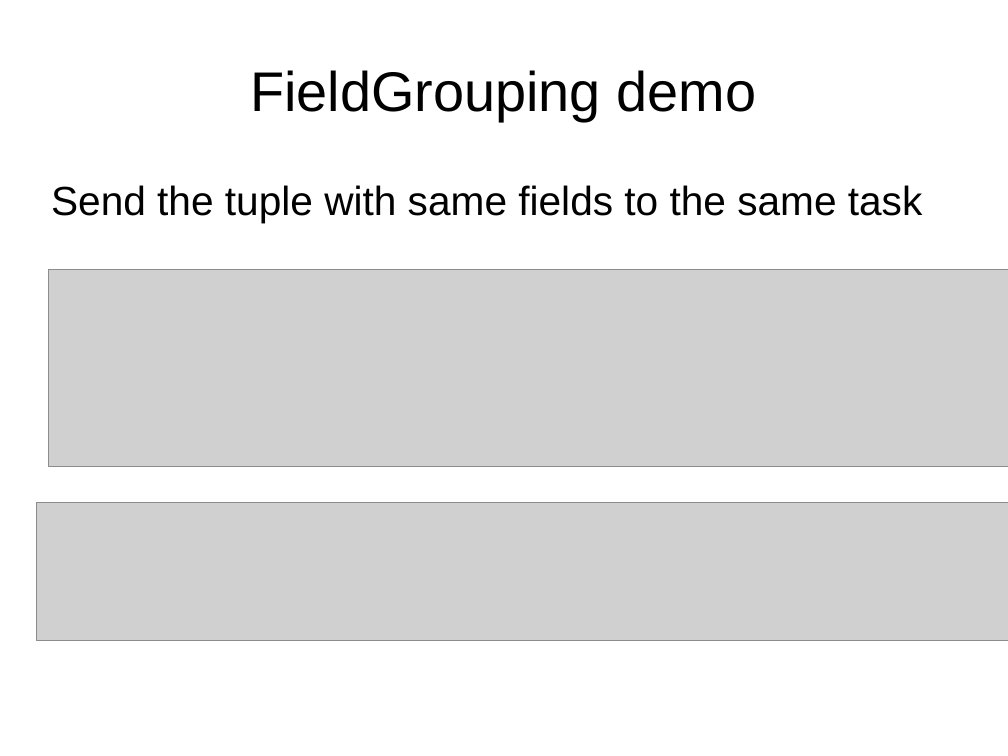
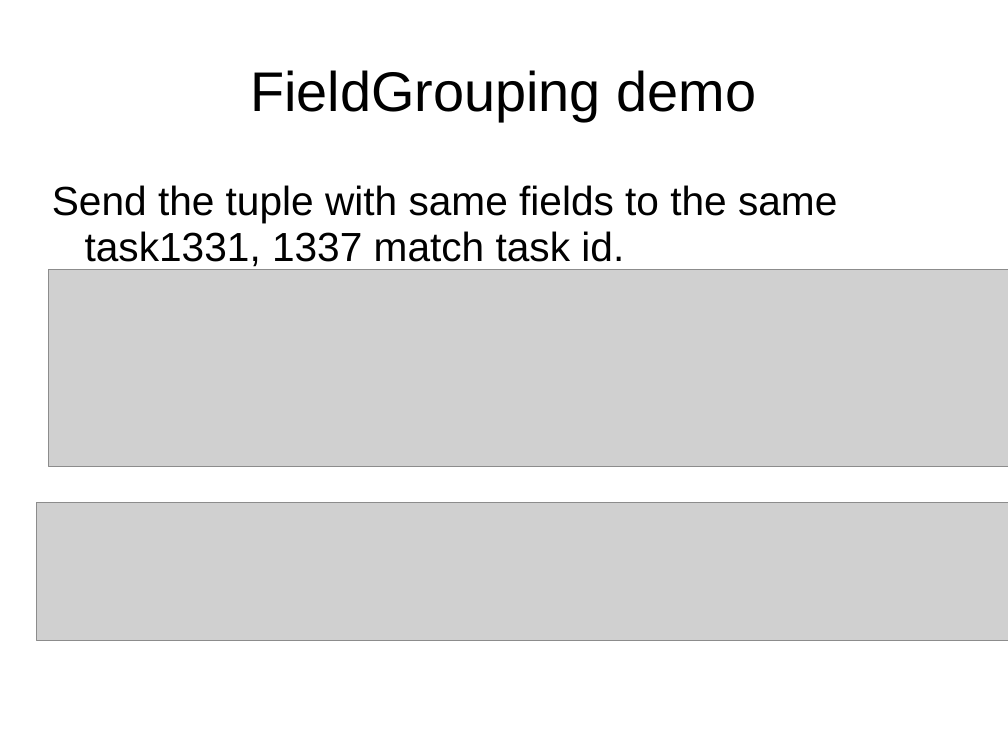
Before and after one commit to dougc333/storm, a slide deck: slide 19 of Storm.ppt (slide 14 before the commit). Drawn at 1008x756 pixels with LibreOffice and Linux fonts; fonts in the diff are those of the drawing; grey boxes stand for pictures. Boxes give left, top, right and bottom in pixels: in the first picture for what was removed or moved away, otherwise in the second. Text is boxed around its words. In the diff, an @@ line names an element or a change of style, - is before the commit and + after.

```diff
--- a/Storm.ppt
+++ b/Storm.ppt
@@ text at <box>52,185,837,267</box>: text changed @@
-Send the tuple with same fields to the same task
+Send the tuple with same fields to the same task1331, 1337 match task id.
```
Also in this commit, not shown: 15 other slides changed, 13 slides added, 2 slides removed, 11 other files.
